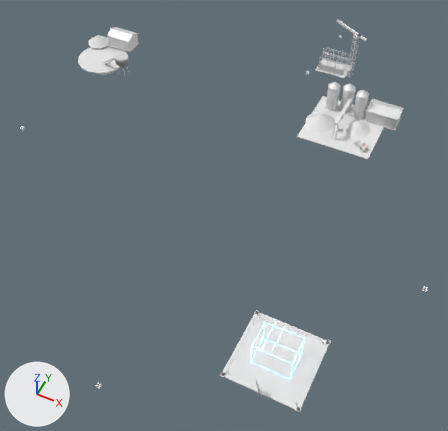
An edit to the FBX model Assets/Art/KayseriIsland/Models/Iron/Phase2/Sites_P2.fbx, drawn before and after from the same camera.
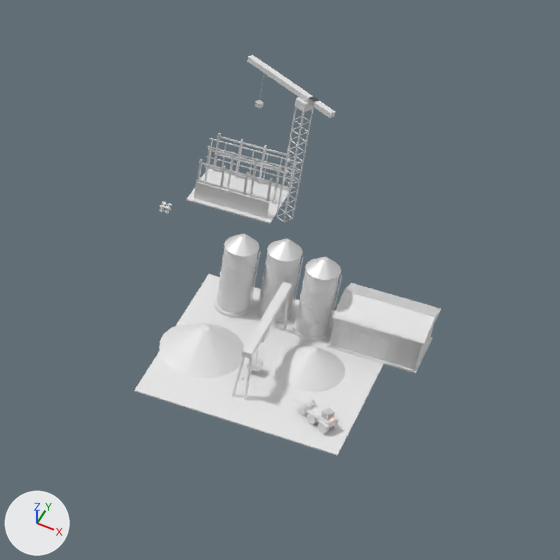
The first picture shows the older version from a 50 mm lens placed at (152.0, -260.0, 301.0), pointed at (32.0, -21.0, 1.0). The close-ups show the older and then the newer version on the part from 56% to 99% of the width and 0% to 45% of the height of that picture. Only the edits that show in the close-ups are written down. Lighting does not change. The marker at lower left points along +X, +Y and +Z. Where no turn or scale is listed for an object, it has been applied to the vertices.

In view in the first close-up: 'Site.Construction', 'Site.Crane', 'Site.Store.Gantry', 'Site.Store.Loader', 'Site.Store.Pile0', 'Site.Store.Pile1', 'Site.Store.Shed', 'Site.Store.Silo0', 'Site.Store.Silo1', 'Site.Store.Silo2', 'Site.Store.Yard' and 1 more.
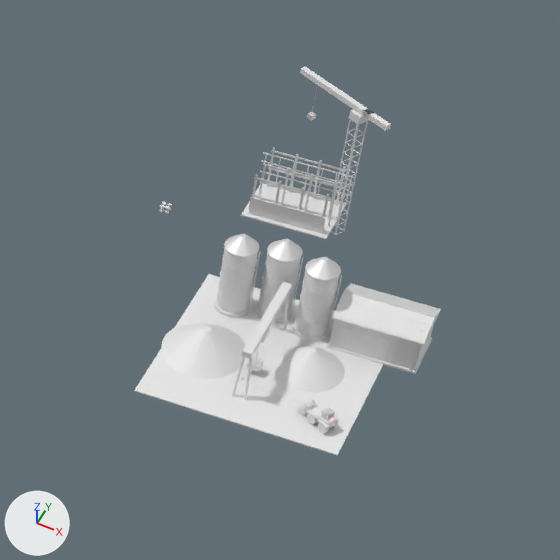
What changed in the scene script:
```text
Change ob_site_construction:
    ob_site_construction.location: (-3.9, -6.7, 12.8) -> (11.7, -6.7, 12.8)
Change ob_site_store_pile0:
    ob_site_store_pile0.location: (57.4, 84.0, 10.2) -> (58.0, 84.0, 10.2)
Change ob_site_store_shed:
    ob_site_store_shed.location: (96.7, 106.7, 10.2) -> (96.7, 106.5, 10.2)
Change ob_site_crane:
    ob_site_crane.location: (58.4, 143.7, 12.4) -> (72.6, 144.4, 12.4)
```

Pixel boxes [x1, y1, x2, y2] of what changed, in the close-ups (560 x 560 px):
'Site.Construction', moved
    before: [187, 133, 299, 224]
    after: [241, 147, 354, 239]
'Site.Store.Shed', moved
    before: [327, 283, 441, 373]
    after: [327, 283, 441, 374]
'Site.Crane', moved
    before: [247, 55, 335, 222]
    after: [300, 67, 391, 235]
'Site.Store.Pile0', moved
    before: [159, 322, 244, 378]
    after: [161, 323, 247, 379]
